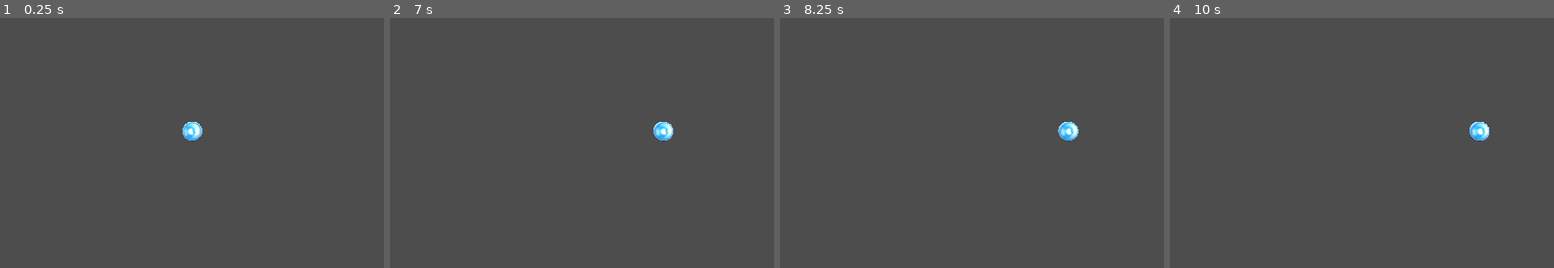
Above: before the commit, frames 1-4 (left to right).
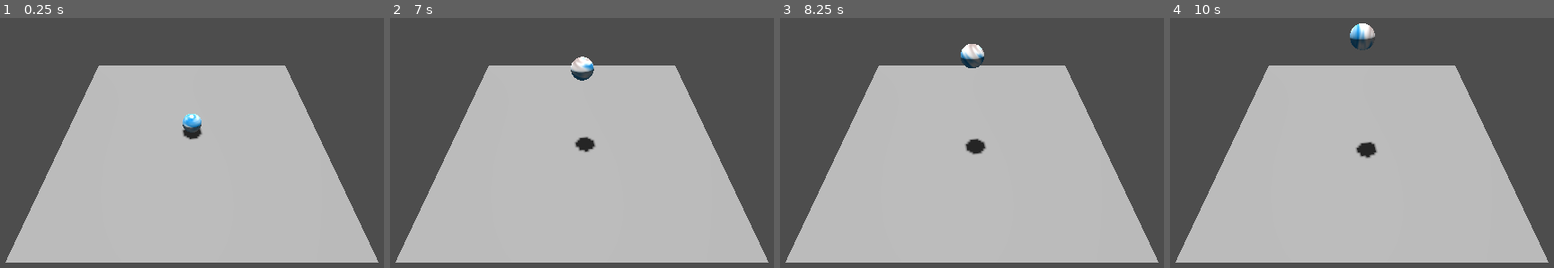
Above: after the commit, the same moments.

Repository: ColtonPhillips/geome
Game: Godot game, scene res://world/test_world.tscn
Same seed, same stepped clock (60 frames per second), same inputs: the game is played once before the commit and once after it.
Inputs:
- Up to frame 1 (0.25 s): no input
- Up to frame 2 (7 s): tap Enter at 2 s
- Up to frame 3 (8.25 s): no input
- Up to frame 4 (10 s): no input

The runs differ from the first frame. In frame 1, 57% of the frame differs, in the area x 1-99%, y 18-98%; in frame 2, 58%; in frame 3, 58%; in frame 4, 58%, in the area x 1-99%, y 2-98%.

Commit message:
let my boy rotate!

Diff:
--- a/project.godot
+++ b/project.godot
@@ -14,3 +14,7 @@
 run/main_scene="res://world/test_world.tscn"
 config/features=PackedStringArray("4.4", "Forward Plus")
 config/icon="res://icon.svg"
+
+[editor]
+
+movie_writer/movie_file="C:/Users/Blair/Videos/geome.avi"
--- a/script/pellet.gd
+++ b/script/pellet.gd
@@ -3,22 +3,33 @@
 # Enum to define movement directions
 enum MoveDirection {
 	X,
+	Z,
 	Y,
-	Z
 }
 
 # Export variable to set direction in the editor
 @export var direction: MoveDirection = MoveDirection.X
 
 # Movement speed of the pellet
-@export var speed: float = 0.01
+@export var speed: float = 0.008
+
+# https://docs.godotengine.org/en/stable/tutorials/3d/introduction_to_3d.html#coordinate-system
+# Here we are getting to know the coordinate system. The below code will push the X/Y/Z in a positive direction.
+# Positive X = RIGHT
+# Positive Z = BACK (toward the camera, when looking at the default setting of the editor)
+# Positive Y = UP
 
 func _process(delta: float) -> void:
 	# Move pellet based on the selected direction
 	match direction:
 		MoveDirection.X:
-			translate_object_local(Vector3.RIGHT * speed)
+			global_translate(Vector3.RIGHT * speed)
+			rotate(Vector3.RIGHT.cross(Vector3.DOWN), speed)
+		MoveDirection.Z:
+			global_translate(Vector3.BACK * speed)
+			rotate(Vector3.BACK.cross(Vector3.DOWN), speed)
 		MoveDirection.Y:
-			translate_object_local(Vector3.FORWARD * speed)
-		MoveDirection.Z:
-			translate_object_local(Vector3.UP * speed)
+			global_translate(Vector3.UP * speed)
+			rotate(Vector3.UP.cross(Vector3.RIGHT), speed)
+
+	print(position)
--- a/world/test_world.tscn
+++ b/world/test_world.tscn
@@ -1,8 +1,10 @@
-[gd_scene load_steps=3 format=3 uid="uid://b1ku58ht1rrpg"]
+[gd_scene load_steps=4 format=3 uid="uid://b1ku58ht1rrpg"]
 
 [ext_resource type="PackedScene" uid="uid://bgwcwkfi4hekd" path="res://scene/pellet.tscn" id="1_1w8jl"]
 
 [sub_resource type="Environment" id="Environment_bfsfx"]
+
+[sub_resource type="PlaneMesh" id="PlaneMesh_8urfb"]
 
 [node name="TestWorld" type="Node3D"]
 transform = Transform3D(0.999994, -0.00351881, -0.000328574, 0.00351843, 0.999993, -0.0011539, 0.000332635, 0.00115274, 0.999999, 0, 0, 0)
@@ -15,8 +17,12 @@
 environment = SubResource("Environment_bfsfx")
 
 [node name="Pellet" parent="." instance=ExtResource("1_1w8jl")]
-transform = Transform3D(1, 4.32237e-10, 5.82077e-11, -9.62643e-10, 1, -4.65661e-10, 0, 5.82077e-10, 1, -0.110187, 0.54968, -0.00137371)
+transform = Transform3D(1, 6.65068e-10, 8.73115e-11, -1.4283e-09, 1, -6.98492e-10, 0, 8.14907e-10, 1, 0.00172574, 0.490482, -0.000565973)
+direction = 2
 
-[node name="Camera3D" type="Camera3D" parent="."]
-transform = Transform3D(1, 2.67755e-09, -2.82e-10, -2.64265e-10, -4.35393e-08, 1, 0, -1, -4.65661e-08, 0.018, 20, -0.006)
-fov = 55.0
+[node name="Camera3D2" type="Camera3D" parent="."]
+transform = Transform3D(1, 0, 0, 0, 0.707107, 0.707107, 0, -0.707107, 0.707107, 0, 10, 10)
+
+[node name="MeshInstance3D" type="MeshInstance3D" parent="."]
+transform = Transform3D(6.68805, 3.31738e-09, 4.65661e-10, -5.98016e-09, 6.68805, -9.31323e-10, -2.32831e-10, 1.39698e-09, 6.68805, 0, 0, 0)
+mesh = SubResource("PlaneMesh_8urfb")
